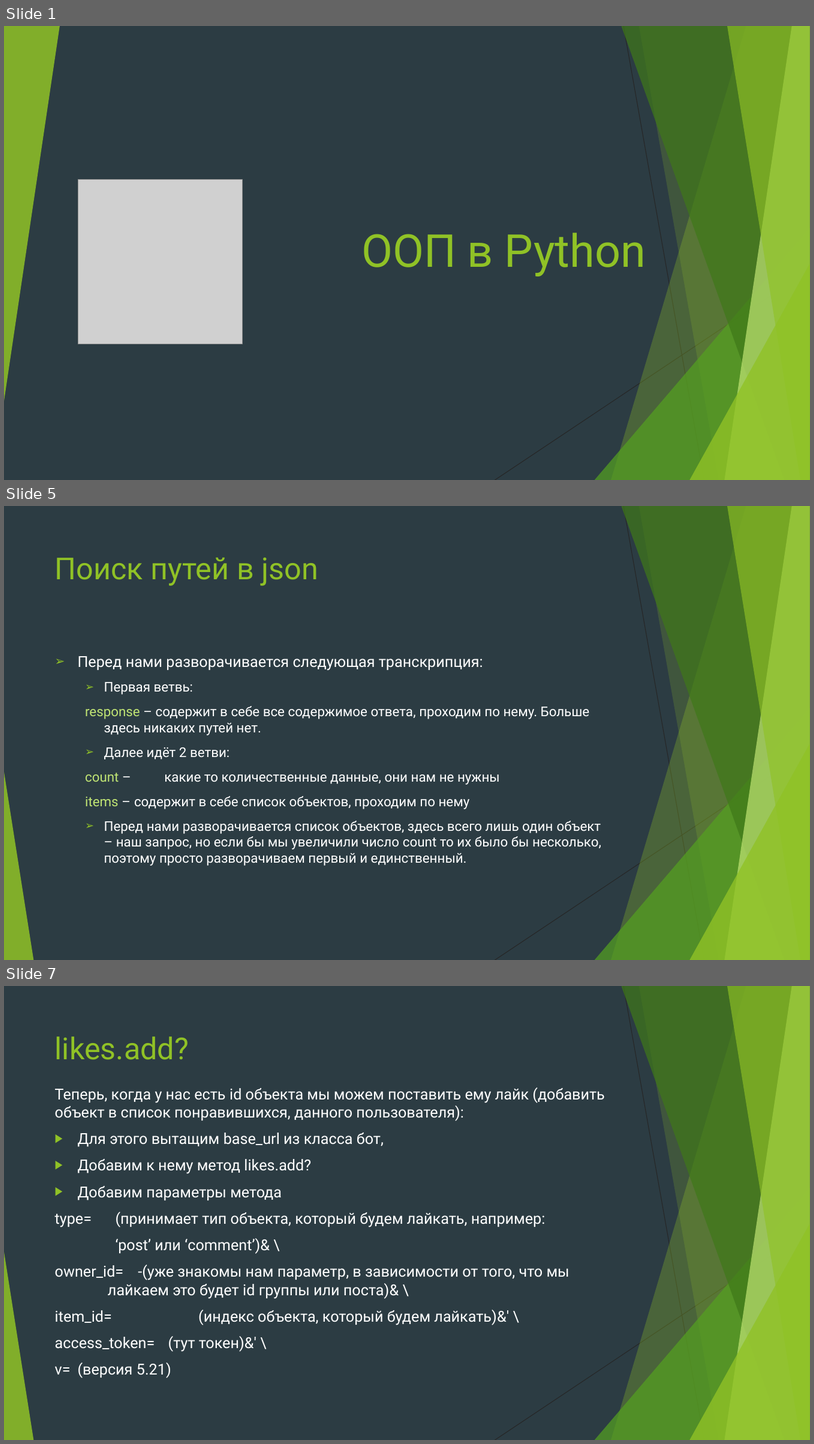
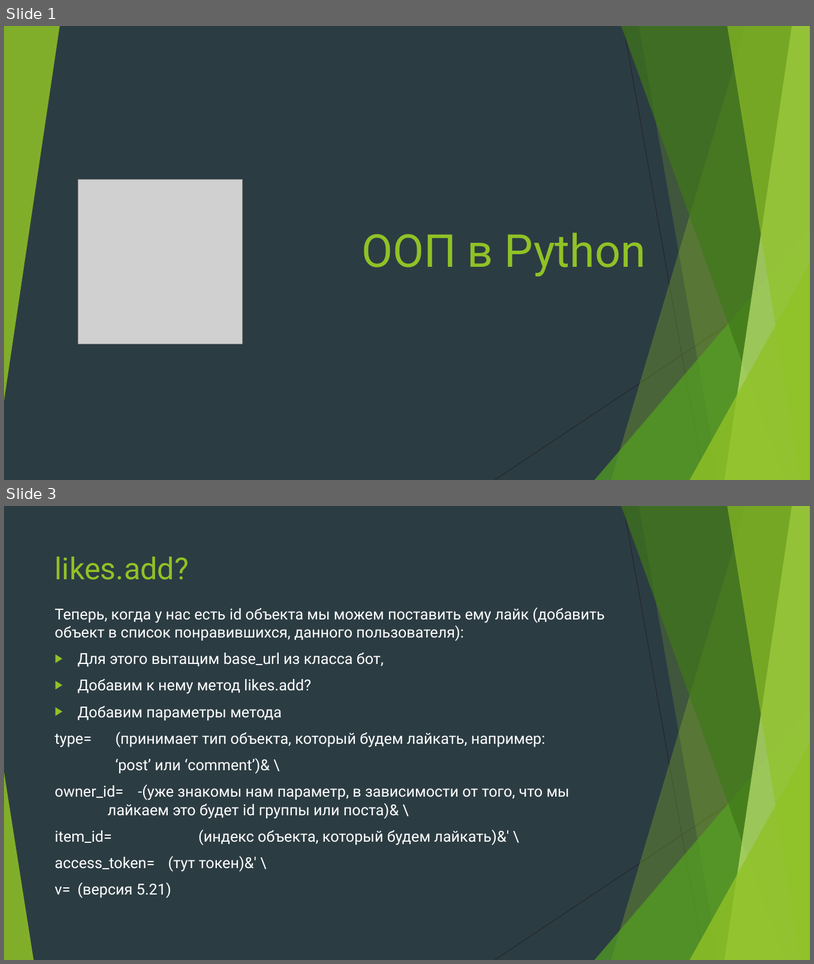
Before and after one commit to Yegor9151/for_corund, a slide deck: python/module2/presentation/урок 6 модуль 2.pptx. Shown one above the other, each under a label of ours: slides 1, 5 and 7 before the commit, slides 1 and 3 after it; the slides between them are not shown. The pictures are 814x1444 and 814x964 pixels, drawn with LibreOffice and Linux fonts; fonts in the diff are those of the drawing; grey boxes stand for pictures. Boxes give left, top, right and bottom in pixels: in the first picture for what was removed or moved away, otherwise in the second. Text is boxed around its words. In the diff, an @@ line names an element or a change of style, - is before the commit and + after.

```diff
--- a/python/module2/presentation/урок 6 модуль 2.pptx
+++ b/python/module2/presentation/урок 6 модуль 2.pptx
@@ slide 5 removed at [4, 506, 810, 960], background #2C3C43; not listed: 10 template elements that a slide beside it also shows @@
@@ title removed at [55, 558, 318, 586] @@
-Поиск путей в json
@@ text removed at [78, 656, 602, 865] @@
-➢ Перед нами разворачивается следующая транскрипция:
-  ➢ Первая ветвь:
-  response – содержит в себе все содержимое ответа, проходим по нему. Больше здесь никаких путей нет.
-  ➢ Далее идёт 2 ветви:
-  count – какие то количественные данные, они нам не нужны
-  items – содержит в себе список объектов, проходим по нему
-  ➢ Перед нами разворачивается список объектов, здесь всего лишь один объект – наш запрос, но если бы мы увеличили число count то их было бы несколько, поэтому просто разворачиваем первый и единственный.
@@ what was slide 7 is now slide 3 @@
```
Also in this commit, not shown: 1 slide changed, 3 other slides removed.
